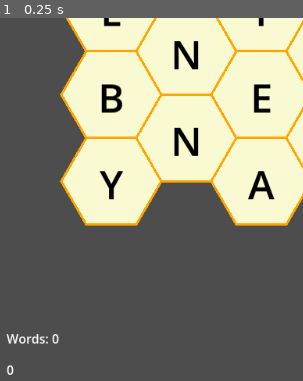
Above: before the commit, frame 1.
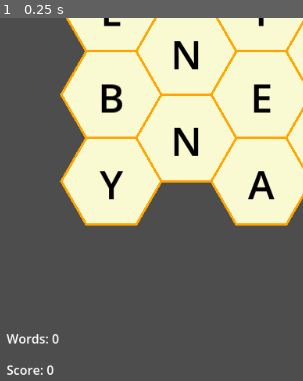
Above: after the commit, the same moment.

Repository: opensourceame/wb
Game: Godot game, scene res://scenes/Main.tscn
Two runs of this game, one before a commit and one after it. Both use one fixed random seed, a clock stepped at 60 frames per second and the inputs below.
Inputs:
- Up to frame 1 (0.25 s): no input
The pictures show only the part of the screen within x 0-50%, y 50-100%; the shares and areas given below are measured in that part.

The runs differ from the first frame. In frame 1, 0.2% of the frame differs, in the area x 2-18%, y 95-99%.

Commit message:
better work checking

Diff:
--- a/scenes/Main.tscn
+++ b/scenes/Main.tscn
@@ -4,6 +4,7 @@
 [ext_resource type="PackedScene" uid="uid://dev1vlrye5a0i" path="res://scenes/GridManager.tscn" id="2_rarhs"]
 [ext_resource type="Script" uid="uid://bewyf1ek3euuf" path="res://scripts/UIManager.gd" id="3_ui"]
 [ext_resource type="AudioStream" uid="uid://dqhsrebau2rjr" path="res://sounds/kaching.mp3" id="4_rarhs"]
+[ext_resource type="AudioStream" uid="uid://fh5ylhcf6t2g" path="res://sounds/short-beep.mp3" id="5_vcsgt"]
 
 [sub_resource type="SystemFont" id="SystemFont_rarhs"]
 
@@ -69,7 +70,7 @@
 offset_right = 120.0
 offset_bottom = -40.0
 grow_vertical = 0
-text = "0"
+text = "Score: 0"
 vertical_alignment = 1
 
 [node name="TimeDisplay" type="Label" parent="UI" unique_id=269649100]
@@ -133,5 +134,8 @@
 [node name="Kaching" type="AudioStreamPlayer" parent="Sounds" unique_id=319395583]
 stream = ExtResource("4_rarhs")
 
+[node name="ShortBeep" type="AudioStreamPlayer" parent="Sounds" unique_id=1688827695]
+stream = ExtResource("5_vcsgt")
+
 [node name="Camera2D" type="Camera2D" parent="." unique_id=324529156]
 position = Vector2(246, 344)
--- a/scripts/GameManager.gd
+++ b/scripts/GameManager.gd
@@ -39,11 +39,13 @@
 	word = word.strip_edges().to_upper()
 
 	if word.length() < 3:
-		return
+		return invalid_word_submitted()
 
+	if words_found.has(word):
+		return invalid_word_submitted()
 
 	if not word_checker.is_valid_word(word):
-		return false
+		return invalid_word_submitted()
 
 	var points = word_checker.get_word_score(word)
 	add_score(points)
@@ -55,6 +57,9 @@
 	$"../Sounds/Kaching".play()
 
 	return true
+
+func invalid_word_submitted():
+	$"../Sounds/ShortBeep".play()
 
 func add_score(points: int):
 	score += points
--- a/scripts/GridManager.gd
+++ b/scripts/GridManager.gd
@@ -15,8 +15,13 @@
 @onready var arrows_canvas = $Arrows
 
 # Access to game systems
-#var game_manager: GameManager
 var word_checker: WordChecker
+
+# Touch gesture tracking
+var touch_start_time: float = 0
+var touch_start_pos: Vector2
+var is_long_press: bool = false
+var long_press_timer: Timer
 
 var grid: Dictionary = {}
 var selected_tiles: Array[HexTile] = []
@@ -30,9 +35,14 @@
 	if tile_scene == null:
 		tile_scene = preload("res://scenes/HexTile.tscn")
 
-	# Get references to game systems
-	game_manager = get_node_or_null("../GameManager")
 	word_checker = game_manager.word_checker
+
+	# Setup long press timer for touch submit
+	long_press_timer = Timer.new()
+	add_child(long_press_timer)
+	long_press_timer.wait_time = 0.5  # 500ms for long press
+	long_press_timer.one_shot = true
+	long_press_timer.timeout.connect(_on_long_press)
 
 	create_hex_grid()
 
@@ -176,7 +186,9 @@
 
 	selected_tiles.erase(tile)
 	if not particle_streams.is_empty():
-		particle_streams[-1].call_deferred("queue_free")
+		if particle_streams[-1]:
+			particle_streams[-1].call_deferred("queue_free")
+
 	tile.set_idle()
 	recalculate_word()
 
@@ -211,7 +223,7 @@
 func update_word_display():
 	%WordDisplay.text = current_word
 
-	if game_manager.word_checker.is_valid_word(current_word):
+	if !game_manager.words_found.has(current_word) and game_manager.word_checker.is_valid_word(current_word):
 		highlight_valid_word()
 
 func highlight_valid_word():
@@ -258,10 +270,36 @@
 	clear_arrows()
 
 func _input(event):
+	# Handle keyboard/gamepad input
 	if event.is_action_pressed("ui_accept"):
 		submit_word()
 	elif event.is_action_pressed("ui_cancel"):
 		clear_selection()
+
+	# Handle touch gestures
+	elif event is InputEventScreenTouch and event.pressed:
+		# Start tracking touch for potential long press
+		touch_start_time = Time.get_time_dict_from_system()["second"] + Time.get_time_dict_from_system()["microsecond"] / 1000000.0
+		touch_start_pos = event.position
+		is_long_press = false
+		long_press_timer.start()
+
+	elif event is InputEventScreenTouch and not event.pressed:
+		# Touch released
+		if is_long_press and current_word.length() >= 3:
+			# Long press - submit word
+			submit_word()
+		else:
+			# Quick tap outside tiles - clear selection
+			var touched_tile = get_tile_at_position(event.position)
+			if not touched_tile:
+				clear_selection()
+
+		long_press_timer.stop()
+
+	elif event is InputEventScreenDrag:
+		# Touch drag is handled by individual tiles
+		pass
 
 func submit_word():
 	if current_word.length() < 3:
@@ -382,6 +420,23 @@
 		create_particle_stream(selected_tiles[i-1], selected_tiles[i])
 
 # Fallback toggle function (can be called from UI or debug)
+func _on_long_press():
+	is_long_press = true
+	print("Long press detected - word can be submitted")
+
+func get_tile_at_position(screen_pos: Vector2) -> HexTile:
+	# Convert screen position to world space
+	var world_pos = get_global_transform().inverse() * screen_pos
+
+	# Check each tile to see if position is within hex
+	for tile in tiles_canvas.get_children():
+		var local_pos = tile.to_local(world_pos)
+		var distance = local_pos.length()
+		if distance <= tile.hex_radius:
+			return tile
+
+	return null
+
 func set_use_particles(enabled: bool):
 	use_particles = enabled
 	if not enabled:
--- a/scripts/UIManager.gd
+++ b/scripts/UIManager.gd
@@ -33,7 +33,7 @@
 
 func _on_score_changed(new_score: int):
 	if score_label:
-		score_label.text = str(new_score)
+		score_label.text = "Score: " + str(new_score)
 
 func _on_word_submitted(word: String, points: int):
 	_show_word_feedback(word, points, true)
Not shown, added: sounds/short-beep.mp3.import
Not shown, added: sounds/short-beep.mp3
